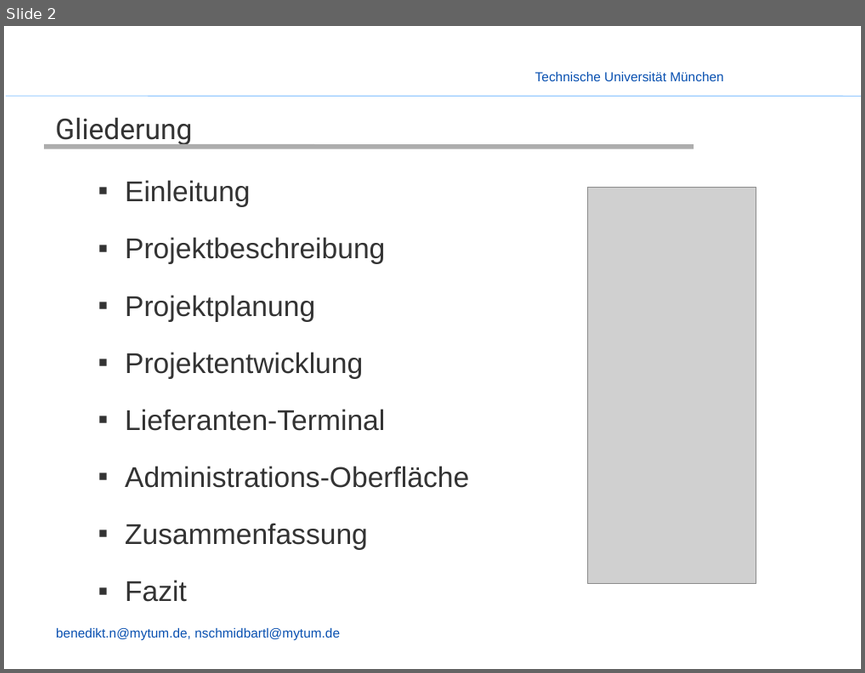
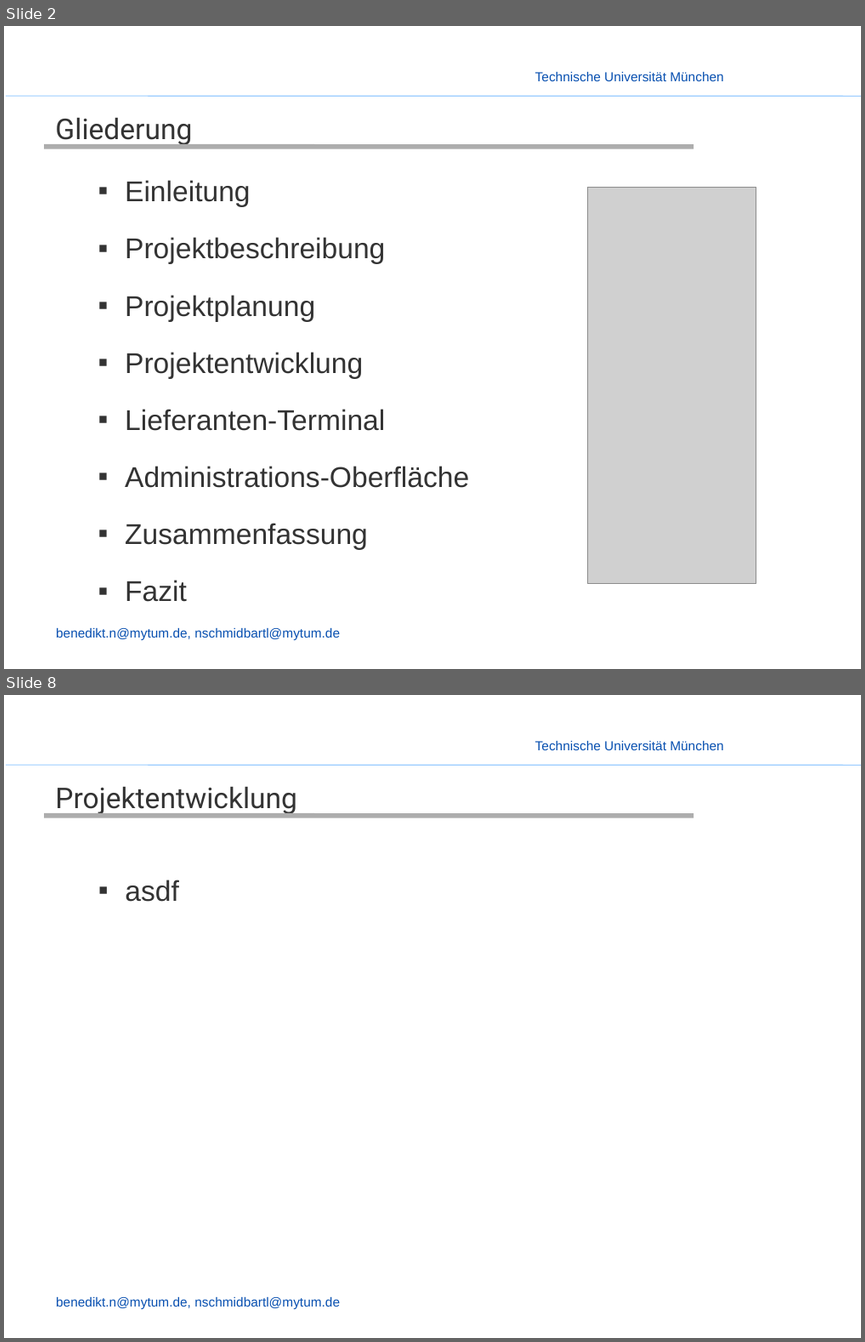
Before and after one commit to enjayes/logistikapp, a slide deck: Präsentation/Presentation - Benjo.pptx. Shown one above the other, each under a label of ours: slide 2 before the commit, slides 2 and 8 after it; the slides between them are not shown. The pictures are 865x673 and 865x1342 pixels, drawn with LibreOffice and Linux fonts; fonts in the diff are those of the drawing; grey boxes stand for pictures; background and template pictures are left out. Boxes give left, top, right and bottom in pixels: in the first picture for what was removed or moved away, otherwise in the second. Text is boxed around its words. In the diff, an @@ line names an element or a change of style, - is before the commit and + after.

```diff
--- a/Präsentation/Presentation - Benjo.pptx
+++ b/Präsentation/Presentation - Benjo.pptx
@@ slide 8 added at [4, 695, 861, 1338], background picture (left out); not listed: 3 template elements that a slide beside it also shows @@
@@ title added at [55, 786, 297, 815], 24 pt, text #333333 @@
+Projektentwicklung
@@ line added from (44, 816) to (693, 816), #ADADAD 4 pt @@
@@ text added at [125, 879, 178, 902], 24 pt, text #333333 @@
+  ▪ asdf
```
Also in this commit, not shown: 1 slide changed, 16 other slides added, 1 slide removed, 1 other file.
